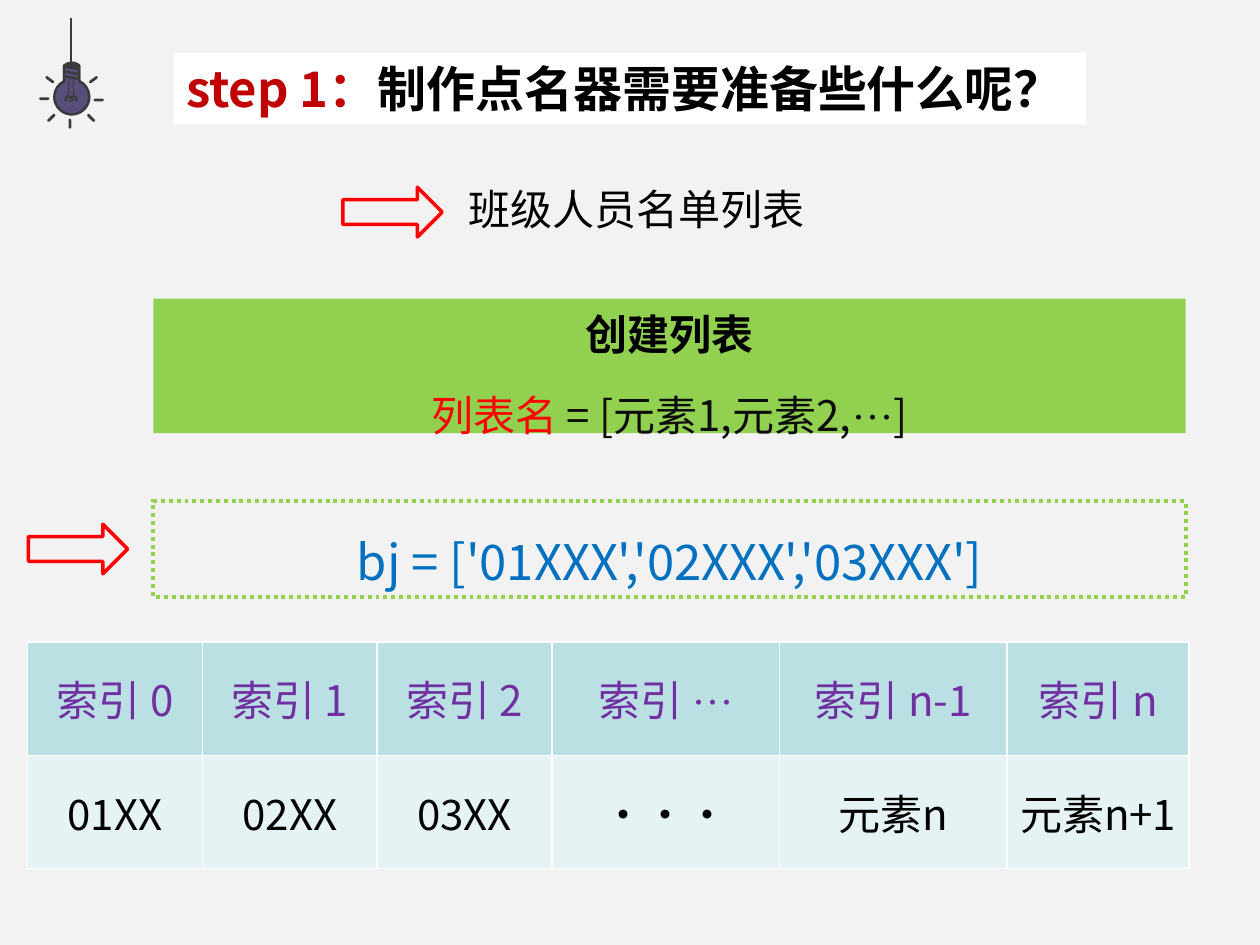
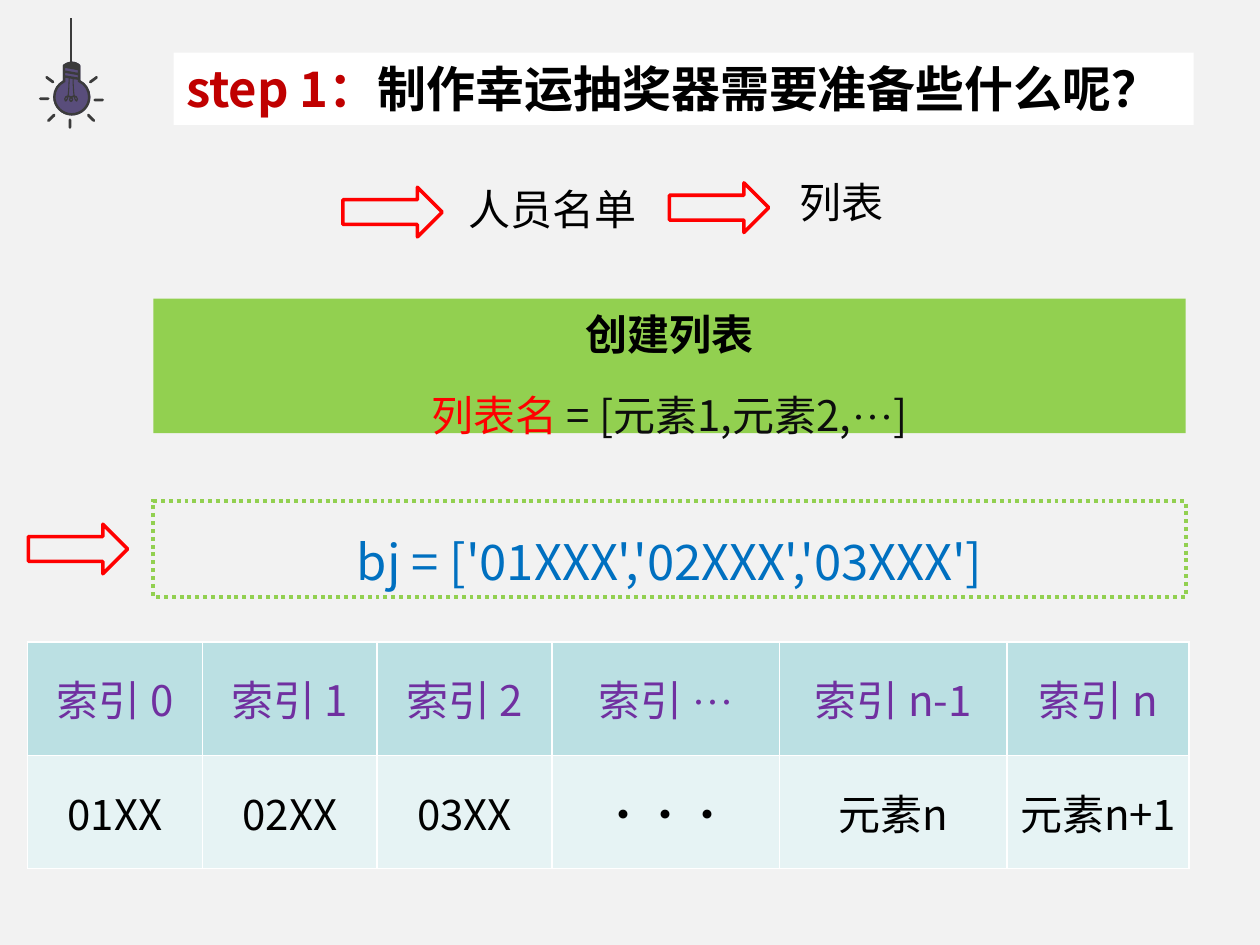
Before and after one commit to hongm32/2020design, a slide deck: slide 9 of 【第15-16课】数据与结构/【第15课】列表及其综合应用.pptx (slide 8 before the commit). Drawn at 1260x945 pixels with LibreOffice and Linux fonts; fonts in the diff are those of the drawing. Boxes give left, top, right and bottom in pixels: in the first picture for what was removed or moved away, otherwise in the second. Text is boxed around its words. In the diff, an @@ line names an element or a change of style, - is before the commit and + after.

```diff
--- a/【第15-16课】数据与结构/【第15课】列表及其综合应用.pptx
+++ b/【第15-16课】数据与结构/【第15课】列表及其综合应用.pptx
@@ rectangle "step 1：制作幸运抽奖器需要准备些什么呢？": place and size @@
-rectangle "step 1：制作幸运抽奖器需要准备些什么呢？" at [174, 53, 1086, 125]
+rectangle "step 1：制作幸运抽奖器需要准备些什么呢？" at [174, 53, 1194, 125]
@@ text in rectangle at [186, 65, 1161, 118]: text changed @@
-step 1：制作点名器需要准备些什么呢？
+step 1：制作幸运抽奖器需要准备些什么呢？
@@ text at [468, 189, 636, 229]: text changed @@
-班级人员名单列表
+人员名单
@@ right arrow added at [669, 183, 769, 232], outline #FF0000 2 pt @@
@@ text added at [800, 182, 884, 222], 24 pt, text #000000 @@
+列表
```
Also in this commit, not shown: 2 other slides changed, 32 other files.
